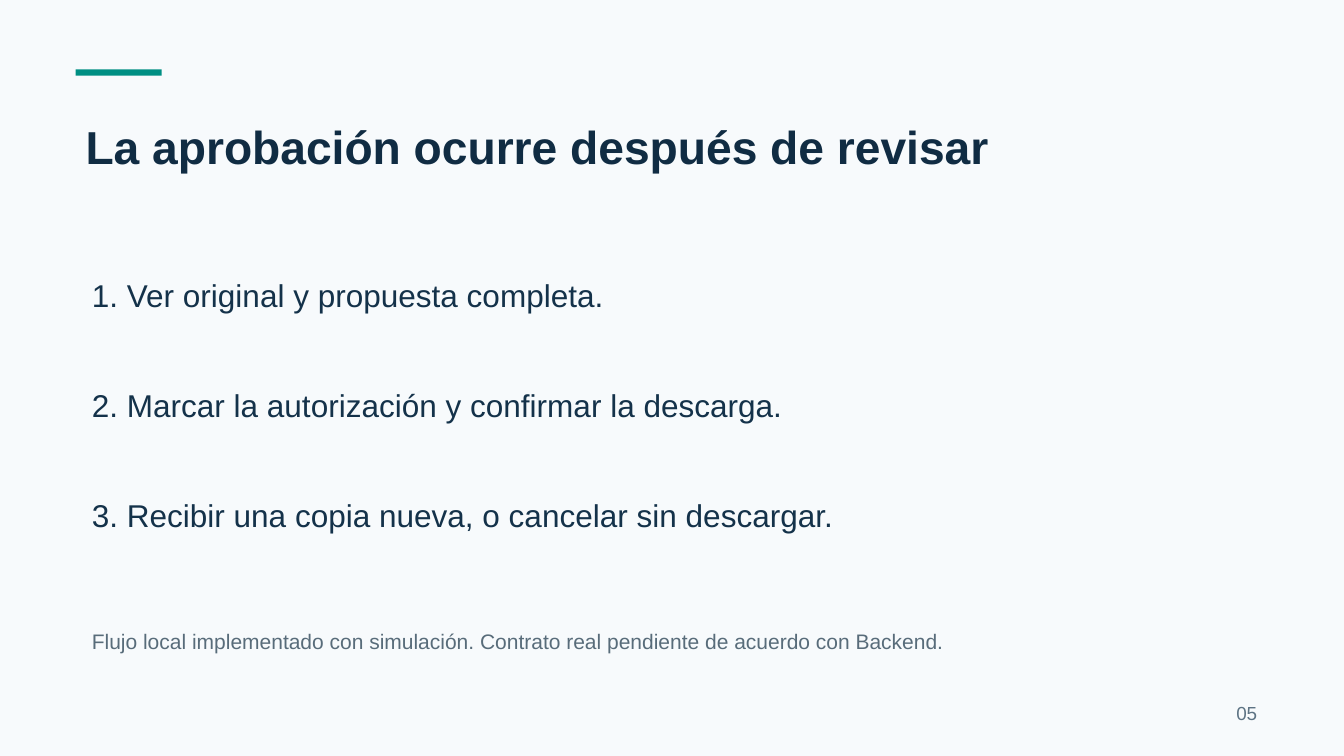
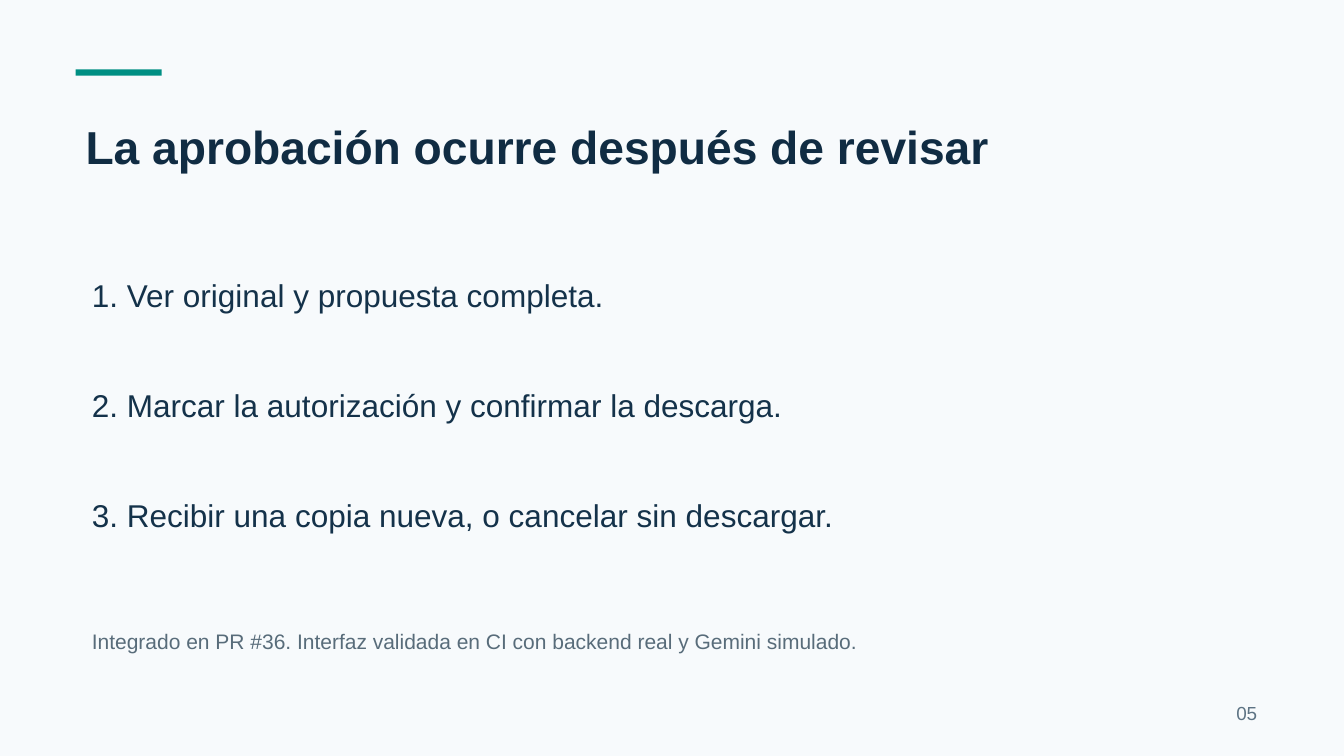
Before and after one commit to Christian-gv-01/revisor-inteligente-codigo, a slide deck: slide 5 of docs/presentacion/CODEGUARD-borrador-12-minutos.pptx. Drawn at 1344x756 pixels with LibreOffice and Linux fonts; fonts in the diff are those of the drawing. Boxes give left, top, right and bottom in pixels: in the first picture for what was removed or moved away, otherwise in the second. Text is boxed around its words. In the diff, an @@ line names an element or a change of style, - is before the commit and + after.

```diff
--- a/docs/presentacion/CODEGUARD-borrador-12-minutos.pptx
+++ b/docs/presentacion/CODEGUARD-borrador-12-minutos.pptx
@@ text at <box>92,634,857,654</box>: text changed @@
-Flujo local implementado con simulación. Contrato real pendiente de acuerdo con Backend.
+Integrado en PR #36. Interfaz validada en CI con backend real y Gemini simulado.
```
Also in this commit, not shown: 6 other slides changed, 2 slides added, 2 slides removed, 4 other files.
